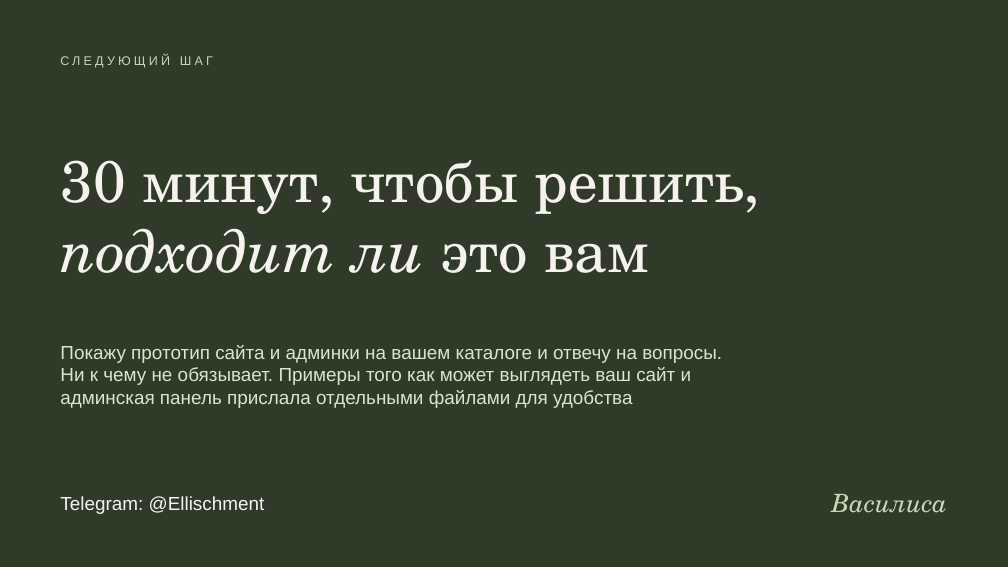
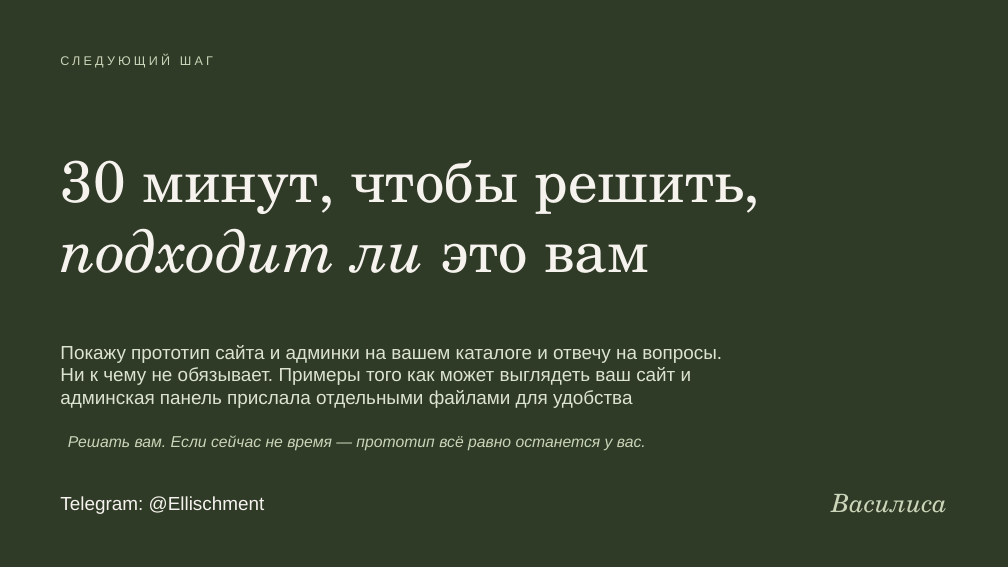
Before and after one commit to ellischment/svoya_ferma, a slide deck: slide 20 of docs/preview/lesnaya-yagodka-predlozhenie.pptx (slide 17 before the commit). Drawn at 1008x567 pixels with LibreOffice and Linux fonts; fonts in the diff are those of the drawing. Boxes give left, top, right and bottom in pixels: in the first picture for what was removed or moved away, otherwise in the second. Text is boxed around its words. In the diff, an @@ line names an element or a change of style, - is before the commit and + after.

```diff
--- a/docs/preview/lesnaya-yagodka-predlozhenie.pptx
+++ b/docs/preview/lesnaya-yagodka-predlozhenie.pptx
@@ text added at <box>68,435,646,451</box>, 15 pt, text #C9D4B8, italic @@
+Решать вам. Если сейчас не время — прототип всё равно останется у вас.
```
Also in this commit, not shown: 5 other slides changed, 3 slides added, 1 other file.
